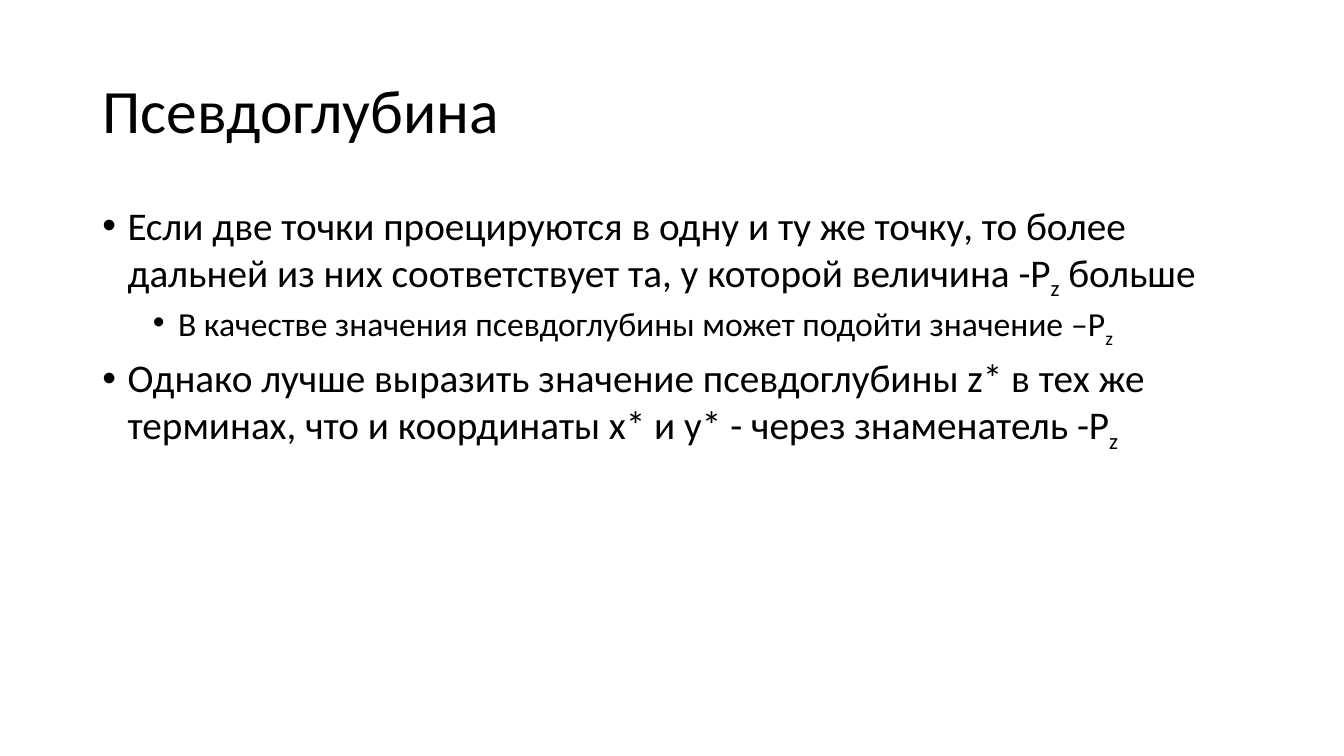
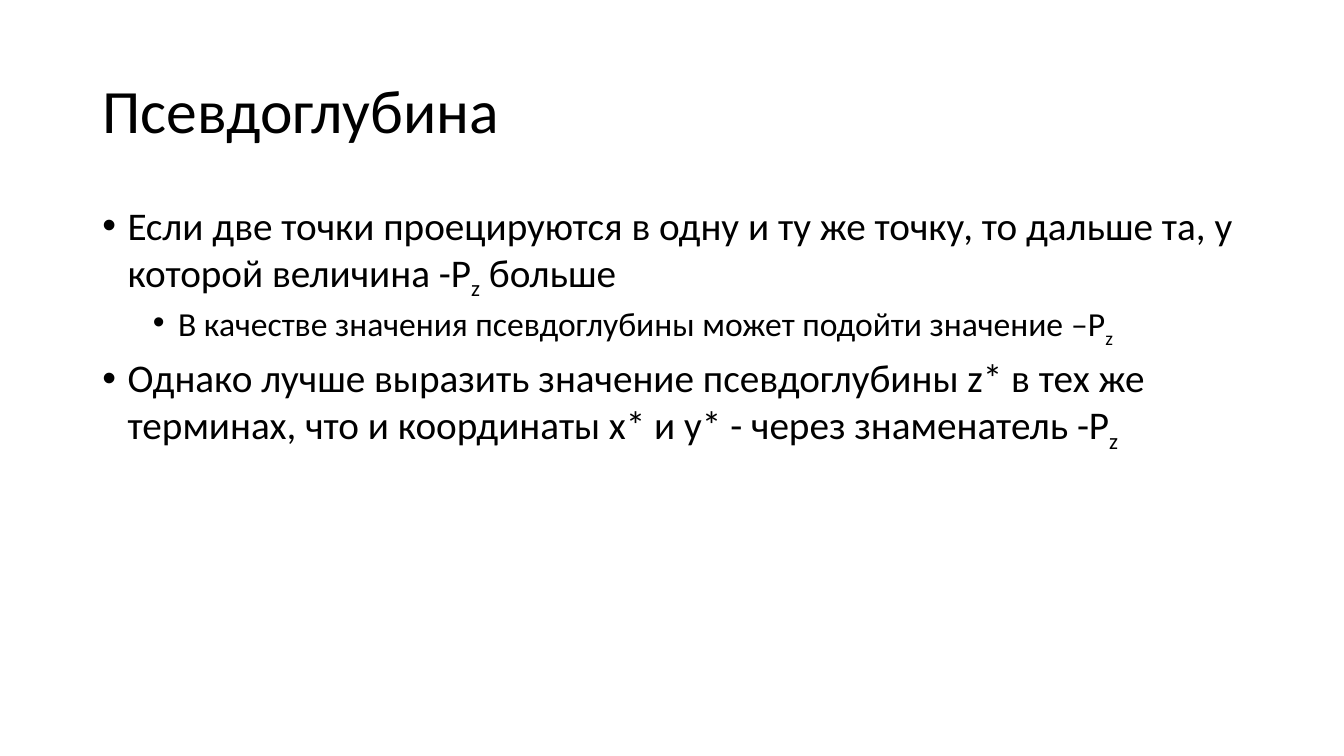
Before and after one commit to alexey-malov/cg-course, a slide deck: slide 139 of lectures/03 - Векторный анализ, трансформации и матрицы.pptx. Drawn at 1344x756 pixels with LibreOffice and Linux fonts; fonts in the diff are those of the drawing. Boxes give left, top, right and bottom in pixels: in the first picture for what was removed or moved away, otherwise in the second. Text is boxed around its words. In the diff, an @@ line names an element or a change of style, - is before the commit and + after.

```diff
--- a/lectures/03 - Векторный анализ, трансформации и матрицы.pptx
+++ b/lectures/03 - Векторный анализ, трансформации и матрицы.pptx
@@ text at bbox=[128, 215, 1233, 294]: text changed @@
-• Если две точки проецируются в одну и ту же точку, то более дальней из них соответствует та, у которой величина -Pz больше
+• Если две точки проецируются в одну и ту же точку, то дальше та, у которой величина -Pz больше
```
Also in this commit, not shown: 14 other slides changed, 2 slides added, 1 other file.
